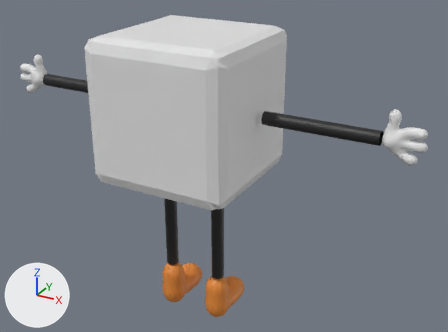
One commit to the Blender file resources/sugar_cube.blend: the scene before it, then after it.
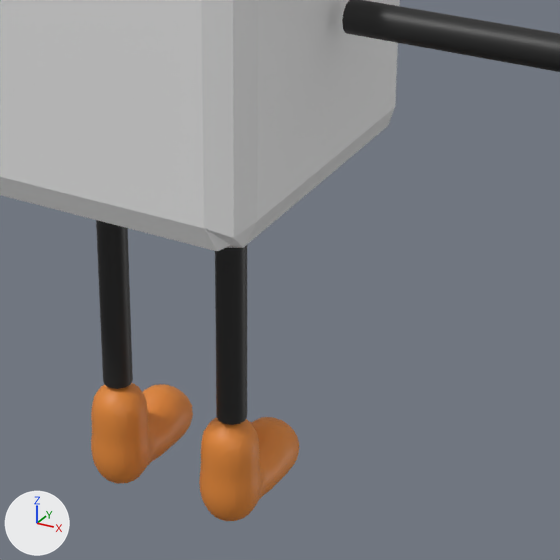
Each version appears first whole from a 50 mm lens placed at (4.24, -6.8, 2.61), pointed at (0.34, 0.29, -0.94), and next in a close-up on the part from 28% to 77% of the width and 34% to 100% of the height. Arrows for +X, +Y and +Z are at lower left; the lights stay in place.

The first close-up shows 'Cube', 'Left_Arm.001', 'Left_Boot', 'Left_Boot.001', 'Left_Leg', 'Left_Leg.001'.
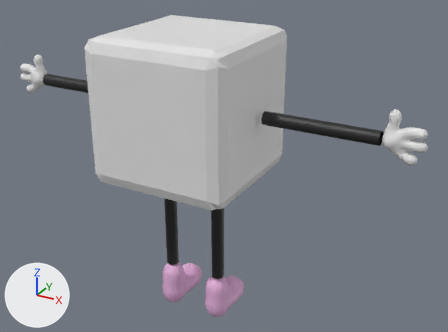
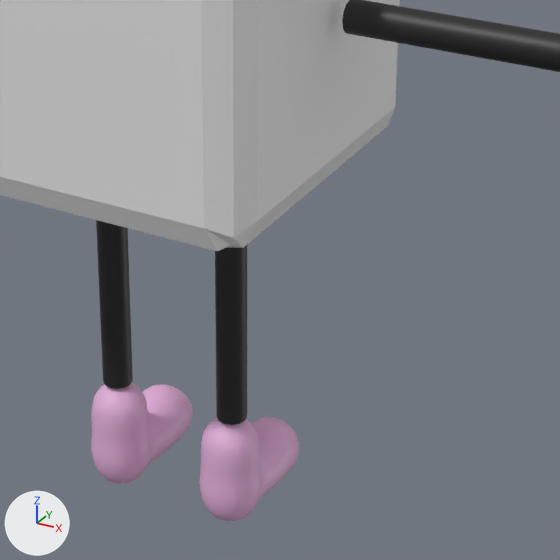
The change, as JSON lines over the scene's bpy script:
```json
{"op": "add", "block": "mat_sugar_cube_boots", "code": ["mat_sugar_cube_boots = principled_material('sugar_cube_boots')", "mat_sugar_cube_boots.base_color = (0.8, 0.449, 0.732)  # pink #e7b3de"]}
{"block": "me_mesh", "where": "me_mesh.from_pydata(...)  # 846 vertices, 996 faces; spans x -5.31..2.19, y -1.54..1.54, z -2.33..3.52"}
{"op": "remove", "block": "me_mesh", "code": "me_mesh.materials.append(mat_mug_boots)  # orange #e78b38"}
{"op": "add", "block": "me_mesh", "code": "me_mesh.materials.append(mat_sugar_cube_boots)  # pink #e7b3de"}
{"block": "me_mesh_003", "where": "me_mesh_003.from_pydata(...)  # 846 vertices, 996 faces; spans x -5.31..2.19, y -8.04..-4.95, z -2.33..3.52"}
{"op": "remove", "block": "me_mesh_003", "code": "me_mesh_003.materials.append(mat_mug_boots)  # orange #e78b38"}
{"op": "add", "block": "me_mesh_003", "code": "me_mesh_003.materials.append(mat_sugar_cube_boots)  # pink #e7b3de"}
```

Changed parts and their boxes (x1, y1, x2, y2) in the close-ups (560 x 560 px):
```json
{"object": "Left_Boot.001", "change": "recoloured", "before": [199, 417, 299, 521], "after": [199, 417, 299, 521]}
{"object": "Left_Boot", "change": "recoloured", "before": [91, 383, 193, 484], "after": [91, 383, 193, 484], "on screen": "orange to pink"}
```
